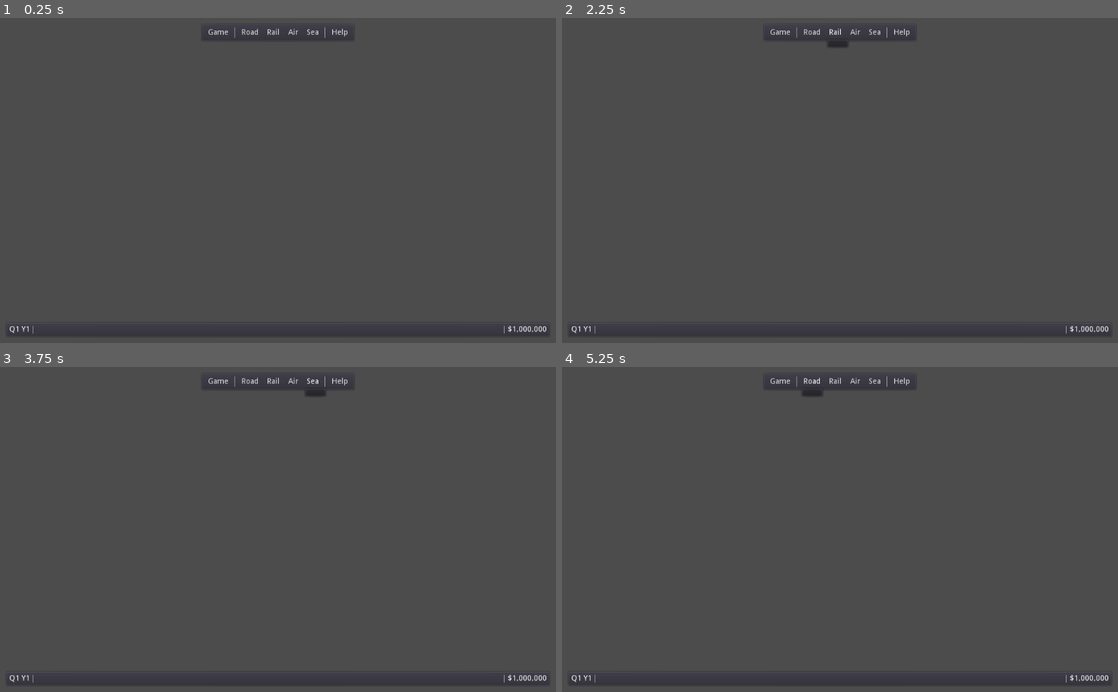
Above: before the commit, frames 1-4 (two rows, left to right).
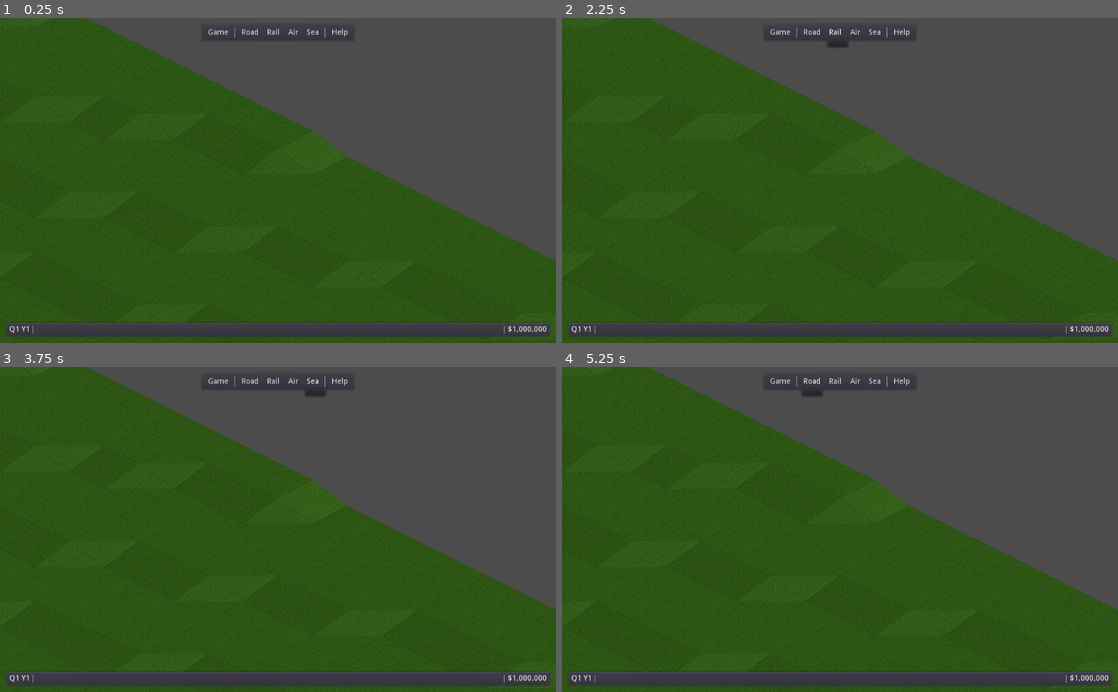
Above: after the commit, the same moments.

Repository: freettd/freettd
Game: Godot game, scene res://scenes/Main.tscn
Same seed, same stepped clock (60 frames per second), same inputs: the game is played once before the commit and once after it.
Inputs:
- Up to frame 1 (0.25 s): no input
- Up to frame 2 (2.25 s): click "Game" at 0.5 s; click "Road" at 1.25 s; click "Rail" at 2 s
- Up to frame 3 (3.75 s): click "Air" at 2.75 s; click "Sea" at 3.5 s
- Up to frame 4 (5.25 s): click "Game" at 4.25 s; click "Road" at 5 s

The runs differ from the first frame. In frame 1, 64% of the frame differs, in the area x 0-100%, y 0-100%; in frame 2, 64%; in frame 3, 64%; in frame 4, 64%.

Commit message:
simple noise-generated terrain

Diff:
--- a/scenes/world/Terrain.gd
+++ b/scenes/world/Terrain.gd
@@ -1,11 +1,36 @@
 extends Node2D
 
 const MAX_HEIGHT: int = 8
+const NOISE_OCTAVES: int = 4
+const NOISE_PERIOD: float = 20.0 # wavey
+const NOISE_PERSISTENCE: float = 0.5 # smoothness
+const NOISE_FREQUENCY: float = 0.05
+const SEALEVEL: int = 1
+
+const TILES_PER_TYPE: int = 19
 
 # array of tilemaps
 var levels: Array = []
 
-func new_terrain(p: Dictionary) -> void:
+# array of cells
+var celldata: Dictionary = {}
+
+var map_size: Vector2
+
+enum TileType {
+	grass1,
+	road_grass,
+	water
+}
+
+## NEW TERRAIN
+
+func new_terrain(p: Dictionary, map_size: Vector2) -> void:
+
+	self.map_size = map_size
+
+	if not levels.empty():
+		levels.clear()
 
 	for height in MAX_HEIGHT:
 		var instance = TileMap.new()
@@ -16,3 +41,159 @@
 
 		add_child(instance)
 		levels.append(instance)
+
+	generate_heightmap(map_size)
+
+## GENERATE TERRAIN
+
+const FlatTile: int = 0
+const CornerWest: int = 8
+const CornerSouth: int = 4
+const CornerEast: int = 2
+const CornerNorth: int = 1
+const SteepSlope: int = 16
+
+var tid: int = 0
+
+const neighbours: Dictionary = {
+	Vector2.UP+Vector2.LEFT: CornerNorth,
+	Vector2.UP: CornerNorth|CornerEast,
+	Vector2.UP+Vector2.RIGHT: CornerEast,
+	Vector2.RIGHT: CornerSouth|CornerEast,
+	Vector2.DOWN+Vector2.RIGHT: CornerSouth,
+	Vector2.DOWN: CornerSouth|CornerWest,
+	Vector2.DOWN+Vector2.LEFT: CornerWest,
+	Vector2.LEFT: CornerNorth|CornerWest
+}
+
+func generate_flatland(map_size: Vector2 = Vector2(64, 64)) -> void:
+
+	self.map_size = map_size
+
+	for x in map_size.x:
+		for y in map_size.y:
+			var v = Vector2(x, y)
+			celldata[v] = {}
+			_set_tile(v, 1, TileType.water, 0)
+
+func generate_heightmap(map_size: Vector2 = Vector2(64, 64)) -> void:
+
+	self.map_size = map_size
+	var min_noise: float = 0.0
+	var max_noise: float = 0.0
+
+	# randomize the randomizer
+	randomize()
+
+	# Make noise
+	var noise: OpenSimplexNoise = OpenSimplexNoise.new()
+	noise.seed = randi()
+	noise.octaves = NOISE_OCTAVES
+	noise.period = NOISE_PERIOD
+	noise.persistence = NOISE_PERSISTENCE
+
+	# Generate Noise
+	for x in map_size.x:
+		for y in map_size.y:
+			var noise_value: float = noise.get_noise_2d(NOISE_FREQUENCY * x, NOISE_FREQUENCY * y)
+			min_noise = min(min_noise, noise_value)
+			max_noise = max(max_noise, noise_value)
+
+			celldata[Vector2(x, y)] = {
+				noise = noise_value
+			}
+
+	# Smooth Noise
+	for cellv in celldata:
+		var gridval: int = int(round(range_lerp(celldata[cellv].noise, min_noise, max_noise, 0, levels.size()-1)))
+		celldata[cellv].noise = max(0, gridval - SEALEVEL)
+
+	# Set Tile Images
+	for cellv in celldata:
+
+		var cdata = celldata[cellv]
+
+		# adjust tiles
+		var image_id = _get_tile_alignment(cellv)
+
+		# Surrounded by 4 points so raise level
+		if _contains_bits(image_id, CornerNorth|CornerEast|CornerSouth|CornerWest):
+			cdata.noise += 1
+			image_id = 0
+
+		#  if level 0 then its a shore tile
+		if cdata.noise == 0:
+			_set_tile(cellv, 0, TileType.water, image_id)
+		else:
+			_set_tile(cellv, cdata.noise, TileType.grass1, image_id)
+
+# calculate tile direction based on neighbouring tiles
+func _get_tile_alignment(cellv: Vector2) -> int:
+
+	var cdata: Dictionary = celldata[cellv]
+	var cell_height: int = celldata[cellv].noise
+	var corner_bits: int = 0
+
+	# Check neighbours for raised cornes
+	for neighbour in neighbours:
+		var ncell = cellv + neighbour
+		if is_valid_tile(ncell):
+			var nval = celldata[ncell].noise
+			if nval == cell_height + 1:
+				corner_bits |= neighbours[neighbour]
+			elif nval == cell_height + 2:
+				corner_bits |= SteepSlope
+
+	# Map to steep slope images
+	if _contains_bits(corner_bits, SteepSlope):
+
+		if _contains_bits(corner_bits, CornerEast|CornerNorth|CornerWest):
+			corner_bits = 15
+			cell_height += 1
+		elif _contains_bits(corner_bits, CornerSouth|CornerEast|CornerNorth):
+			corner_bits = 16
+		elif _contains_bits(corner_bits, CornerWest|CornerSouth|CornerEast):
+			corner_bits = 17
+		elif _contains_bits(corner_bits, CornerNorth|CornerSouth|CornerWest):
+			corner_bits = 18
+		else:
+			emit_signal("error", "this shouldn't happen. something went wrong")
+
+	return corner_bits
+
+# set tile
+func _set_tile(cellv: Vector2, height: int, tiletype_id: int, image_id: int = 0) -> void:
+
+	# shortcut to cell data
+	var cdata = celldata[cellv]
+
+	# calculate index in tileset
+	var tileset_idx = (tiletype_id * TILES_PER_TYPE) + image_id
+
+	# tiles with north corners do not align correctly so we use an offset
+	if _contains_bits(image_id, CornerNorth):
+		height += 1
+
+	# set tile on height level
+	var level = levels[height]
+	level.set_cellv(cellv, tileset_idx)
+
+	# generate unique number for tile
+	tid = tid + 1
+
+	# save tile data
+	cdata.id = tid
+	cdata.tiletype = tiletype_id
+	cdata.tileset_idx = tileset_idx
+	cdata.image_id = image_id
+	cdata.height = height
+	cdata.road = 0
+	cdata.corners = image_id
+
+# Check if bist are set
+func _contains_bits(bitmask: int, mask: int) -> bool:
+	return (bitmask & mask) == mask
+
+# Is tile valid
+func is_valid_tile(cellv: Vector2) -> bool:
+	return cellv.x >= 0 and cellv.x < map_size.x and cellv.y >= 0 and cellv.y < map_size.y
--- a/scenes/world/World.gd
+++ b/scenes/world/World.gd
@@ -3,4 +3,4 @@
 onready var terrain = $Terrain
 
 func new_world(pckfile) -> void:
-	terrain.new_terrain(pckfile.terrain)
+	terrain.new_terrain(pckfile.terrain, Vector2(64, 64))
